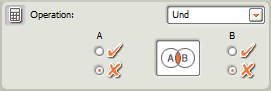
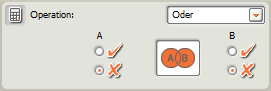
The second 271 × 91 image is a revision of the first. Changes to its layers:
painted on "Eingefügte Ebene" over [161, 10, 195, 68]
